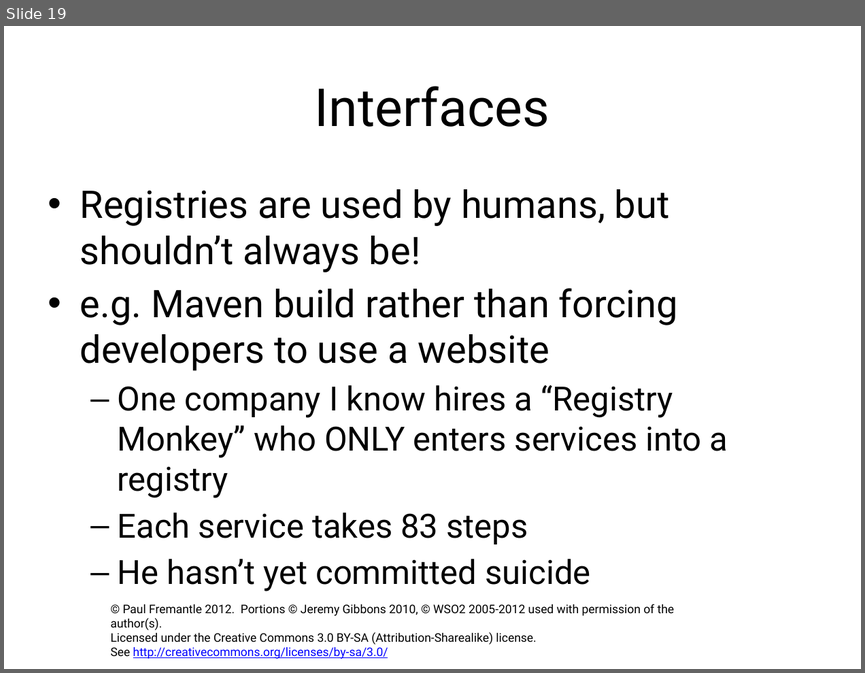
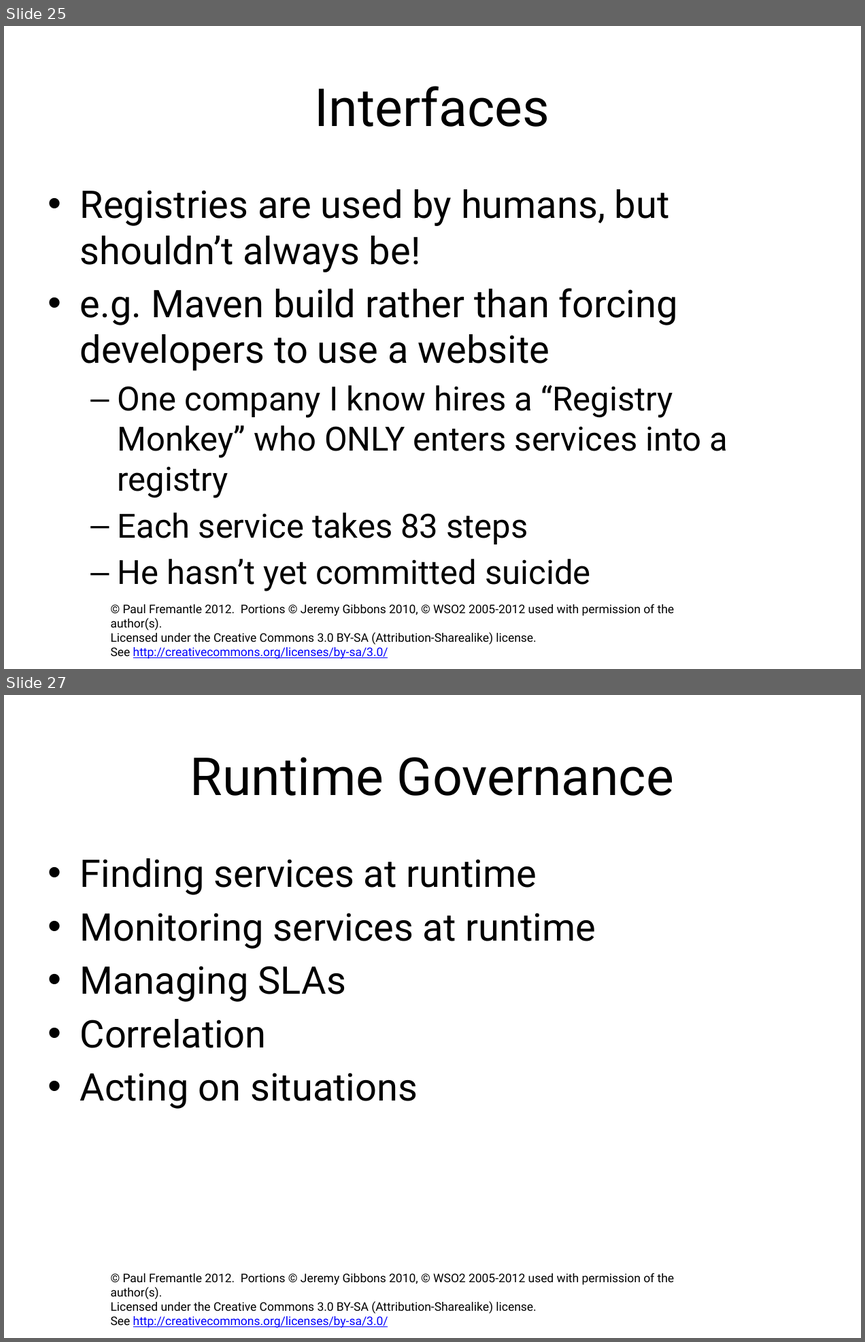
Before and after one commit to pzfreo/ox-soa-old, a slide deck: presentations/14-Governance.pptx. Shown one above the other, each under a label of ours: slide 19 before the commit, slides 25 and 27 after it; the slides between them are not shown. The pictures are 865x673 and 865x1342 pixels, drawn with LibreOffice and Linux fonts; fonts in the diff are those of the drawing; background and template pictures are left out. Boxes give left, top, right and bottom in pixels: in the first picture for what was removed or moved away, otherwise in the second. Text is boxed around its words. In the diff, an @@ line names an element or a change of style, - is before the commit and + after.

```diff
--- a/presentations/14-Governance.pptx
+++ b/presentations/14-Governance.pptx
@@ slide 27 added at [4,695,861,1338], background #FFFFFF; not listed: 1 template element that a slide beside it also shows @@
@@ title added at [190,757,674,796], 44 pt, text #000000 @@
+Runtime Governance
@@ text added at [80,858,596,1108], 32 pt, text #000000 @@
+• Finding services at runtime
+• Monitoring services at runtime
+• Managing SLAs
+• Correlation
+• Acting on situations
@@ what was slide 19 is now slide 25 @@
```
Also in this commit, not shown: 2 slides changed, 23 other slides added, 6 other files.
